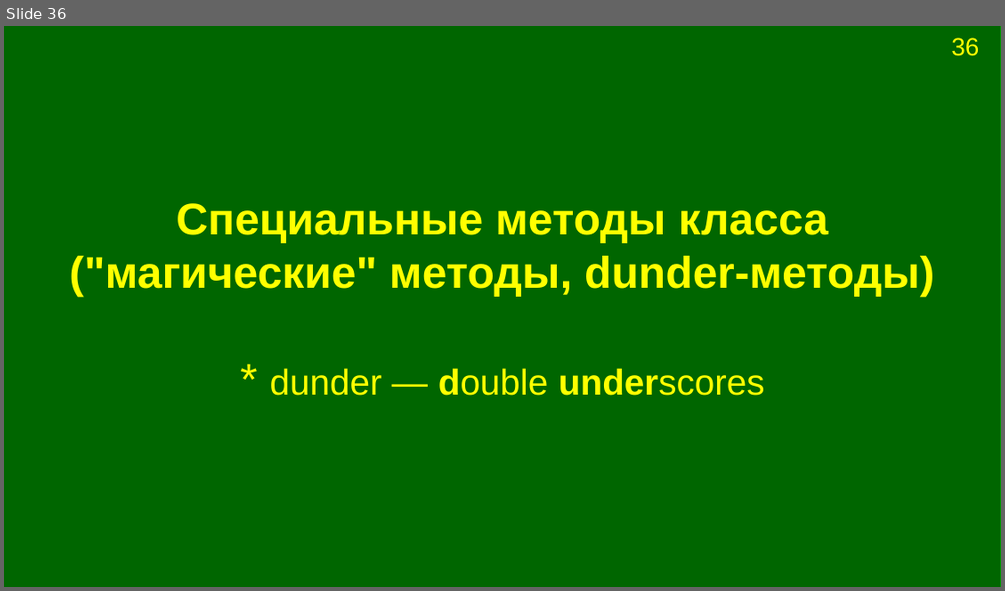
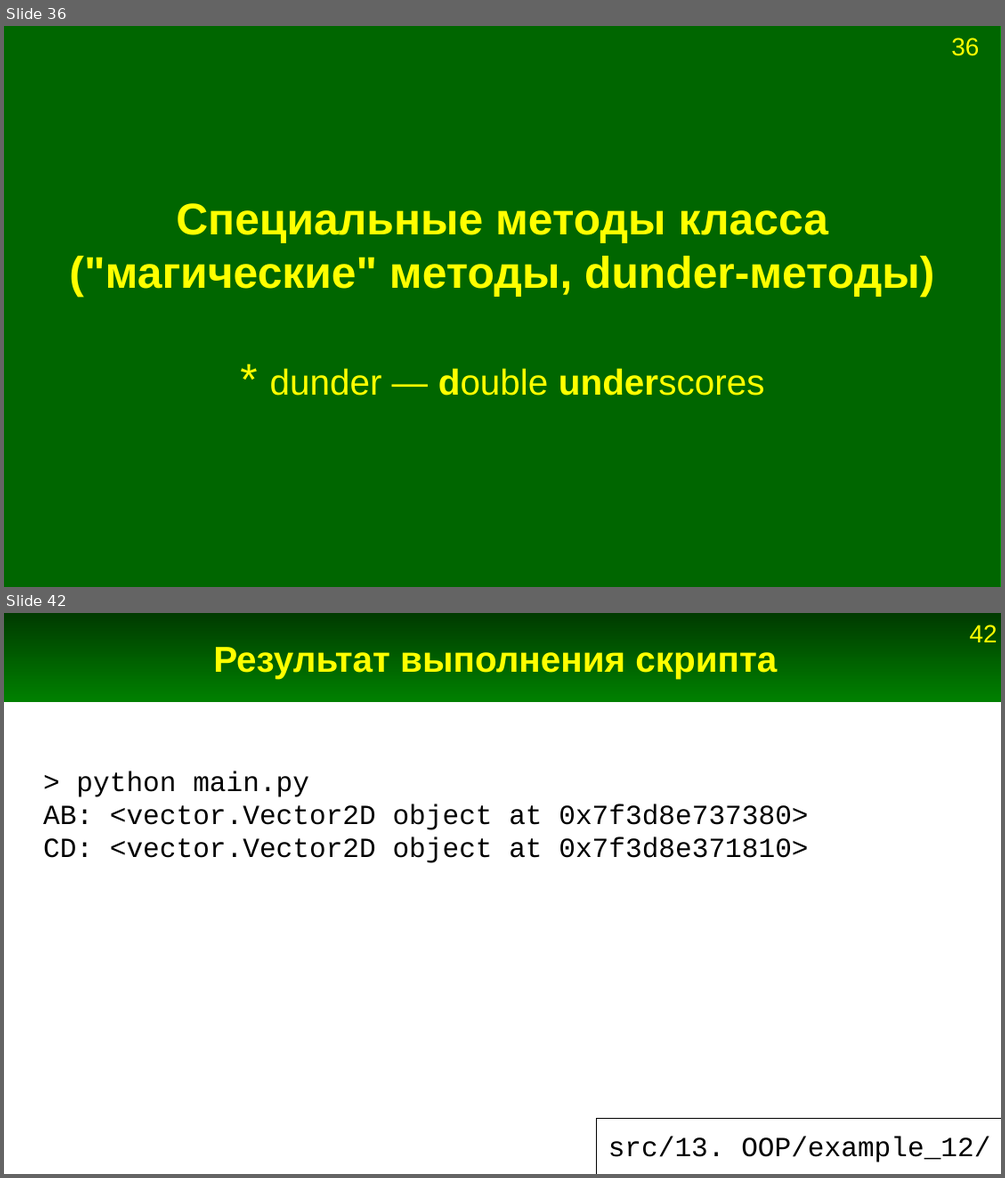
Before and after one commit to Jenyay/python-lectures, a slide deck: presentations/13. OOP.odp. Shown one above the other, each under a label of ours: slide 36 before the commit, slides 36 and 42 after it; the slides between them are not shown. The pictures are 1005x591 and 1005x1178 pixels, drawn with LibreOffice and Linux fonts; fonts in the diff are those of the drawing. Boxes give left, top, right and bottom in pixels: in the first picture for what was removed or moved away, otherwise in the second. Text is boxed around its words. In the diff, an @@ line names an element or a change of style, - is before the commit and + after.

```diff
--- a/presentations/13. OOP.odp
+++ b/presentations/13. OOP.odp
@@ slide 42 added at box(4, 613, 1001, 1174), background #FFFFFF @@
@@ rectangle added at box(4, 613, 1001, 702), fill gradient #003B00 to #008000 @@
@@ page number added at box(970, 625, 997, 642), 18 pt, text #FFFF00 @@
+42
@@ title added at box(213, 647, 777, 678), 26 pt, text #FFFF00, bold @@
+Результат выполнения скрипта
@@ text added at box(43, 771, 808, 863), 20 pt, text #000000 @@
+> python main.py
+AB: <vector.Vector2D object at 0x7f3d8e737380>
+CD: <vector.Vector2D object at 0x7f3d8e371810>
@@ line added from (596, 1118) to (1001, 1118), #000000 0 pt @@
@@ line added from (596, 1118) to (596, 1174), #000000 0 pt @@
@@ title added at box(608, 1136, 990, 1162), 20 pt, text #000000 @@
+src/13. OOP/example_12/
```
Also in this commit, not shown: 5 slides changed, 20 other slides added, 1 slide removed, 18 other files.
